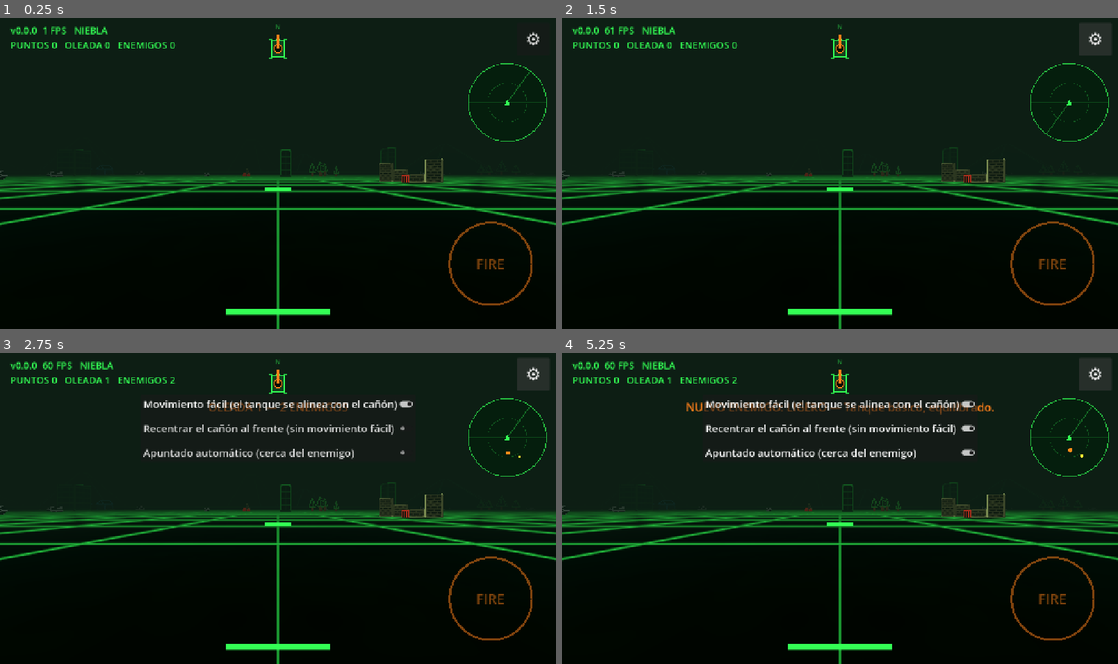
Above: before the commit, frames 1-4 (two rows, left to right).
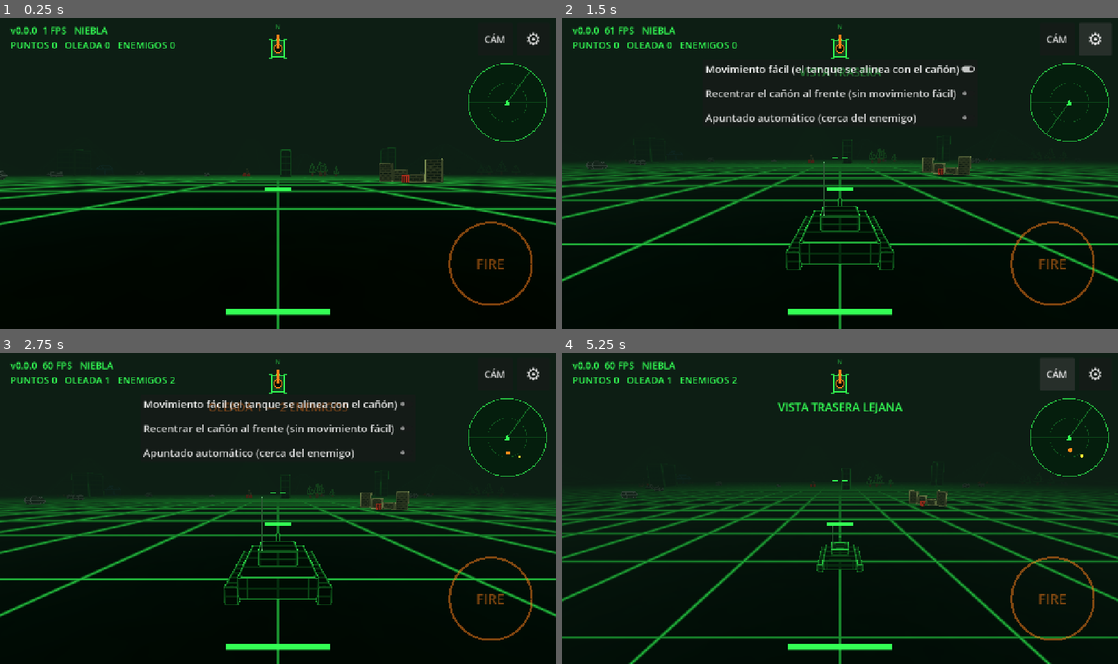
Above: after the commit, the same moments.

Repository: pabloprietorecio-afk/Tank-Ahead
Game: Godot game, scene res://levels/arena.tscn
Two runs of this game, one before a commit and one after it. Both use one fixed random seed, a clock stepped at 60 frames per second and the inputs below.
Inputs:
- Up to frame 1 (0.25 s): no input
- Up to frame 2 (1.5 s): click "⚙" (after the commit: "CÁM") at 0.5 s; click "⚙" at 1.25 s
- Up to frame 3 (2.75 s): click "⚙" (after the commit: "Movimiento fácil (el tanque s…") at 2 s
- Up to frame 4 (5.25 s): click "Recentrar el cañón al frente …" at 2.75 s; click "Apuntado automático (cerca de…" at 3.5 s; click "⚙" at 4.25 s; click "⚙" (after the commit: "CÁM") at 5 s

The runs differ from the first frame. In frame 1, less than 0.1% of the frame differs, in the area x 72-91%, y 4-53%; in frame 2, 15%; in frame 3, 13%; in frame 4, 18%, in the area x 0-100%, y 1-100%.

Commit message:
Vistas exteriores (detrás cerca/lejos) y texturas en todos los objetos
Co-Authored-By: Claude Opus 5.5 <noreply@anthropic.com>
Claude-Session: https://claude.ai/code/session_01Fzr3mX8kpwaJpVnrCyTFkb

Diff:
--- a/core/components/vector_materials.gd
+++ b/core/components/vector_materials.gd
@@ -51,10 +51,27 @@
 
 
 ## Malla sólida oscura con sus aristas marcadas (cualquier forma: árboles, montañas, tejados).
-static func make_outlined(mesh: Mesh, color: Color = GREEN, fill: Color = Color(0.0, 0.03, 0.01)) -> MeshInstance3D:
+static var _textured: Dictionary = {}
+
+
+## Relleno texturizado (ver textured_fill.gdshader para los patrones).
+static func textured(fill: Color, detail: Color, pattern: int, scale: float = 1.0) -> ShaderMaterial:
+	var key: String = "%s|%s|%d|%.2f" % [fill.to_html(), detail.to_html(), pattern, scale]
+	if not _textured.has(key):
+		var mat := ShaderMaterial.new()
+		mat.shader = load("res://shaders/textured_fill.gdshader")
+		mat.set_shader_parameter("fill_color", fill)
+		mat.set_shader_parameter("detail_color", detail)
+		mat.set_shader_parameter("pattern", pattern)
+		mat.set_shader_parameter("scale", scale)
+		_textured[key] = mat
+	return _textured[key]
+
+
+static func make_outlined(mesh: Mesh, color: Color = GREEN, fill: Color = Color(0.0, 0.03, 0.01), pattern: int = 0, pattern_scale: float = 1.0) -> MeshInstance3D:
 	var body := MeshInstance3D.new()
 	body.mesh = mesh
-	body.material_override = flat(fill)
+	body.material_override = textured(fill, color, pattern, pattern_scale) if pattern > 0 else flat(fill)
 	var lines := MeshInstance3D.new()
 	lines.mesh = _feature_edges(mesh)
 	lines.material_override = flat(color)
--- a/core/game_settings.gd
+++ b/core/game_settings.gd
@@ -12,6 +12,9 @@
 ## Movimiento fácil: el cañón se apunta libre en el mundo y el casco se alinea con él al avanzar.
 static var easy_drive: bool = true
 
+## Vista: 0 = cabina, 1 = detrás cerca, 2 = detrás lejos.
+static var camera_view: int = 0
+
 static var _loaded: bool = false
 
 
@@ -22,6 +25,7 @@
 	var cfg := ConfigFile.new()
 	if cfg.load(PATH) == OK:
 		aim_assist = cfg.get_value("controls", "aim_assist", aim_assist)
+		camera_view = cfg.get_value("controls", "camera_view", camera_view)
 		easy_drive = cfg.get_value("controls", "easy_drive", easy_drive)
 		auto_recenter = cfg.get_value("controls", "auto_recenter", auto_recenter)
 
@@ -29,6 +33,7 @@
 static func save() -> void:
 	var cfg := ConfigFile.new()
 	cfg.set_value("controls", "aim_assist", aim_assist)
+	cfg.set_value("controls", "camera_view", camera_view)
 	cfg.set_value("controls", "easy_drive", easy_drive)
 	cfg.set_value("controls", "auto_recenter", auto_recenter)
 	cfg.save(PATH)
--- a/entities/props/prop_factory.gd
+++ b/entities/props/prop_factory.gd
@@ -38,11 +38,11 @@
 		_crown.rings = 0
 	var prop := _base(20.0, WOOD, 1.2)
 	prop.crushable = true
-	var trunk := VectorMaterials.make_outlined(_trunk, WOOD)
+	var trunk := VectorMaterials.make_outlined(_trunk, WOOD, Color(0.03, 0.02, 0.0), 1, 0.5)
 	trunk.scale = Vector3(1.0, height * 0.35, 1.0)
 	trunk.position.y = height * 0.175
 	prop.add_child(trunk)
-	var crown := VectorMaterials.make_outlined(_crown, TREE_GREEN)
+	var crown := VectorMaterials.make_outlined(_crown, TREE_GREEN, Color(0.0, 0.04, 0.01), 2, 0.4)
 	crown.scale = Vector3(height * 0.3, height * 0.75, height * 0.3)
 	crown.position.y = height * 0.35 + height * 0.375
 	prop.add_child(crown)
@@ -59,16 +59,16 @@
 	var walls := VectorMaterials.make_box(size, HOUSE_CYAN, 2, 1.2)
 	walls.position.y = size.y * 0.5
 	prop.add_child(walls)
-	var roof := VectorMaterials.make_outlined(_roof, HOUSE_CYAN)
+	var roof := VectorMaterials.make_outlined(_roof, HOUSE_CYAN, Color(0.0, 0.03, 0.04), 5, 0.6)
 	roof.scale = Vector3(size.x * 1.1, size.y * 0.6, size.z * 1.05)
 	roof.position.y = size.y + size.y * 0.3
 	prop.add_child(roof)
 	# Puerta y ventanas como pequeñas cajas en la fachada.
-	var door := VectorMaterials.make_box(Vector3(1.2, 2.0, 0.1), HOUSE_CYAN)
+	var door := VectorMaterials.make_box(Vector3(1.2, 2.0, 0.1), HOUSE_CYAN, 4, 0.5)
 	door.position = Vector3(0.0, 1.0, size.z * 0.5 + 0.06)
 	prop.add_child(door)
 	for side in [-1.0, 1.0]:
-		var window := VectorMaterials.make_box(Vector3(1.0, 0.9, 0.1), HOUSE_CYAN)
+		var window := VectorMaterials.make_box(Vector3(1.0, 0.9, 0.1), HOUSE_CYAN, 4, 0.45)
 		window.position = Vector3(side * size.x * 0.3, size.y * 0.62, size.z * 0.5 + 0.06)
 		prop.add_child(window)
 	return prop
@@ -79,11 +79,11 @@
 	prop.crushable = true
 	var posts: int = int(length / 2.0) + 1
 	for i in posts:
-		var post := VectorMaterials.make_box(Vector3(0.15, 1.3, 0.15), FENCE_COLOR)
+		var post := VectorMaterials.make_box(Vector3(0.15, 1.3, 0.15), FENCE_COLOR, 3, 0.3)
 		post.position = Vector3(-length * 0.5 + i * length / float(posts - 1), 0.65, 0.0)
 		prop.add_child(post)
 	for y in [0.45, 1.0]:
-		var rail := VectorMaterials.make_box(Vector3(length, 0.1, 0.08), FENCE_COLOR)
+		var rail := VectorMaterials.make_box(Vector3(length, 0.1, 0.08), FENCE_COLOR, 3, 0.6)
 		rail.position.y = y
 		prop.add_child(rail)
 	_add_box_shape(prop, Vector3(length, 1.3, 0.3), Vector3(0.0, 0.65, 0.0))
@@ -97,7 +97,7 @@
 	mesh.height = radius * randf_range(1.0, 1.5)
 	mesh.radial_segments = 6
 	mesh.rings = 3
-	var visual := VectorMaterials.make_outlined(mesh, ROCK_COLOR.lightened(0.2))
+	var visual := VectorMaterials.make_outlined(mesh, ROCK_COLOR.lightened(0.2), Color(0.02, 0.03, 0.02), 3, 0.5)
 	visual.position.y = mesh.height * 0.35
 	visual.rotation = Vector3(randf() * 0.3, randf() * TAU, randf() * 0.3)
 	prop.add_child(visual)
@@ -118,7 +118,7 @@
 	mesh.height = 1.3
 	mesh.radial_segments = 8
 	mesh.rings = 2
-	var visual := VectorMaterials.make_outlined(mesh, Color(1.0, 0.25, 0.15), Color(0.08, 0.0, 0.0))
+	var visual := VectorMaterials.make_outlined(mesh, Color(1.0, 0.25, 0.15), Color(0.08, 0.0, 0.0), 4, 0.5)
 	visual.position.y = 0.65
 	prop.add_child(visual)
 	_add_box_shape(prop, Vector3(1.0, 1.3, 1.0), Vector3(0.0, 0.65, 0.0))
@@ -142,7 +142,7 @@
 static func lamp_post() -> Destructible:
 	var prop := _base(10.0, Color(0.7, 0.7, 0.6), 0.6)
 	prop.crushable = true
-	var pole := VectorMaterials.make_box(Vector3(0.18, 5.0, 0.18), Color(0.8, 0.9, 0.6))
+	var pole := VectorMaterials.make_box(Vector3(0.18, 5.0, 0.18), Color(0.8, 0.9, 0.6), 4, 0.8)
 	pole.position.y = 2.5
 	prop.add_child(pole)
 	var arm := VectorMaterials.make_box(Vector3(1.4, 0.12, 0.12), Color(0.8, 0.9, 0.6))
@@ -168,7 +168,7 @@
 	mesh.height = height
 	mesh.radial_segments = segments
 	mesh.rings = 1
-	var visual := VectorMaterials.make_outlined(mesh, Color(0.25, 0.8, 0.35))
+	var visual := VectorMaterials.make_outlined(mesh, Color(0.25, 0.8, 0.35), Color(0.0, 0.025, 0.01), 3, 3.0)
 	visual.position.y = height * 0.5
 	prop.add_child(visual)
 	var shape := CollisionShape3D.new()
--- a/entities/tank/tank.gd
+++ b/entities/tank/tank.gd
@@ -60,7 +60,41 @@
 		weapon.fire()
 
 
+## Distancia hacia atrás y altura de las vistas exteriores [cerca, lejos].
+const CHASE_OFFSETS: Array[Vector2] = [Vector2(10.0, 4.5), Vector2(20.0, 9.0)]
+
+var _view: int = 0
+
+
+## 0 = cabina, 1 = detrás cerca, 2 = detrás lejos.
+func set_view(view: int) -> void:
+	if camera == null:
+		return
+	_view = view
+	if view == 0:
+		camera.top_level = false
+		camera.transform = Transform3D(Basis(), Vector3(0.0, 0.3, 0.2))
+		camera.cull_mask = 1
+	else:
+		camera.top_level = true
+		camera.cull_mask = 1 | VISUAL_LAYER_OWN
+		camera.global_transform = _chase_transform()
+
+
+func _chase_transform() -> Transform3D:
+	var offset: Vector2 = CHASE_OFFSETS[clampi(_view - 1, 0, 1)]
+	var yaw: float = turret_controller.world_yaw
+	var forward := Vector3(-sin(yaw), 0.0, -cos(yaw))
+	var eye: Vector3 = global_position - forward * offset.x + Vector3.UP * offset.y
+	var look: Vector3 = global_position + forward * 25.0 + Vector3.UP * 1.5
+	return Transform3D(Basis.looking_at(look - eye, Vector3.UP), eye)
+
+
 func _process(delta: float) -> void:
+	if camera != null and _view > 0:
+		var target: Transform3D = _chase_transform()
+		var t: float = 1.0 - exp(-8.0 * delta)
+		camera.global_transform = Transform3D(camera.global_basis.slerp(target.basis, t).orthonormalized(), camera.global_position.lerp(target.origin, t))
 	if camera != null:
 		_shake = maxf(_shake - delta * 2.5, 0.0)
 		camera.h_offset = randf_range(-1.0, 1.0) * _shake * 0.25
--- a/levels/arena.gd
+++ b/levels/arena.gd
@@ -65,7 +65,7 @@
 	box.size = size
 	shape.shape = box
 	body.add_child(shape)
-	body.add_child(VectorMaterials.make_box(size, Color(0.2, 1.0, 0.33, 0.6)))
+	body.add_child(VectorMaterials.make_box(size, Color(0.2, 1.0, 0.33, 0.6), 4, 3.0))
 	add_child(body)
 
 
--- /dev/null
+++ b/shaders/textured_fill.gdshader
@@ -0,0 +1,56 @@
+shader_type spatial;
+render_mode unshaded, cull_back;
+
+// Relleno con textura procedural para mallas no cúbicas.
+// pattern: 0 liso, 1 corteza, 2 follaje, 3 roca estratificada, 4 metal con aros, 5 tejas, 6 madera.
+uniform vec3 fill_color : source_color = vec3(0.0, 0.03, 0.01);
+uniform vec3 detail_color : source_color = vec3(0.2, 1.0, 0.33);
+uniform int pattern = 0;
+uniform float scale = 1.0;
+uniform float strength = 0.45;
+
+varying vec3 lp;
+
+float hash(vec2 p) {
+	return fract(sin(dot(p, vec2(127.1, 311.7))) * 43758.5453);
+}
+
+float noise(vec2 p) {
+	vec2 i = floor(p);
+	vec2 f = fract(p);
+	vec2 u = f * f * (3.0 - 2.0 * f);
+	return mix(mix(hash(i), hash(i + vec2(1.0, 0.0)), u.x), mix(hash(i + vec2(0.0, 1.0)), hash(i + vec2(1.0, 1.0)), u.x), u.y);
+}
+
+float line(float coord) {
+	float f = abs(fract(coord - 0.5) - 0.5);
+	return 1.0 - clamp(f / (fwidth(coord) * 1.2 + 0.00001), 0.0, 1.0);
+}
+
+void vertex() {
+	lp = VERTEX;
+}
+
+void fragment() {
+	vec3 p = lp / scale;
+	float around = atan(p.z, p.x);
+	float d = 0.0;
+	if (pattern == 1) {
+		d = line(around * 2.0 + noise(vec2(p.y * 3.0, 0.0)) * 0.6);
+	} else if (pattern == 2) {
+		float n = noise(vec2(around * 3.0, p.y * 6.0) + p.xz * 2.0);
+		d = max(step(0.72, n), line(p.y * 4.0) * 0.6);
+	} else if (pattern == 3) {
+		float strata = line(p.y * 1.5 + noise(p.xz * 0.8) * 1.2);
+		float cracks = line(around * 3.0 + noise(vec2(p.y, around)) * 1.5) * step(0.55, noise(p.xz * 1.5 + p.y));
+		d = max(strata, cracks * 0.8);
+	} else if (pattern == 4) {
+		d = max(line(p.y * 2.5), step(0.93, sin(around * 6.0)) * line(p.y * 5.0));
+	} else if (pattern == 5) {
+		float row = floor(p.y * 4.0);
+		d = max(line(p.y * 4.0), line(p.x * 2.5 + mod(row, 2.0) * 0.5) * 0.7);
+	} else if (pattern == 6) {
+		d = line(p.x * 1.5 + noise(p.yz * 4.0) * 0.4) * 0.7;
+	}
+	ALBEDO = fill_color + detail_color * d * strength;
+}
--- a/ui/hud/hud.gd
+++ b/ui/hud/hud.gd
@@ -54,6 +54,22 @@
 	gear.pressed.connect(func() -> void: _panel.visible = not _panel.visible)
 	add_child(gear)
 
+	var view_button := Button.new()
+	view_button.text = "CÁM"
+	view_button.add_theme_font_size_override("font_size", 22)
+	view_button.set_anchors_preset(Control.PRESET_TOP_RIGHT)
+	view_button.offset_left = -180.0
+	view_button.offset_right = -100.0
+	view_button.offset_top = 14.0
+	view_button.offset_bottom = 90.0
+	view_button.pressed.connect(func() -> void:
+		GameSettings.camera_view = (GameSettings.camera_view + 1) % 3
+		GameSettings.save()
+		tank.set_view(GameSettings.camera_view)
+		_show_message(["VISTA CABINA", "VISTA TRASERA", "VISTA TRASERA LEJANA"][GameSettings.camera_view], false))
+	add_child(view_button)
+	tank.set_view.call_deferred(GameSettings.camera_view)
+
 	_panel = PanelContainer.new()
 	_panel.visible = false
 	_panel.set_anchors_and_offsets_preset(Control.PRESET_CENTER_TOP)
@@ -88,7 +104,7 @@
 			input_source.release_lock())
 	add_child(_release)
 	if touch != null:
-		touch.exclusions.append_array([gear, _panel, _release])
+		touch.exclusions.append_array([gear, view_button, _panel, _release])
 
 
 func _make_toggle(text: String, value: bool, on_change: Callable) -> CheckButton:
@@ -142,13 +158,14 @@
 	var center: Vector2 = size * 0.5
 	var green: Color = VectorMaterials.GREEN
 	var reticle: Color = VectorMaterials.ORANGE if (tank != null and tank.aim_lock != null) else green
+	var aim: Vector2 = _aim_screen_point(center)
 	if _flash > 0.0:
 		draw_rect(Rect2(Vector2.ZERO, size), Color(1.0, 0.1, 0.05, _flash * 0.5), true)
 	# Retícula
-	draw_line(center + Vector2(-18.0, 0.0), center + Vector2(-6.0, 0.0), reticle, 2.0)
-	draw_line(center + Vector2(6.0, 0.0), center + Vector2(18.0, 0.0), reticle, 2.0)
-	draw_line(center + Vector2(0.0, -18.0), center + Vector2(0.0, -6.0), reticle, 2.0)
-	draw_line(center + Vector2(0.0, 6.0), center + Vector2(0.0, 18.0), reticle, 2.0)
+	draw_line(aim + Vector2(-18.0, 0.0), aim + Vector2(-6.0, 0.0), reticle, 2.0)
+	draw_line(aim + Vector2(6.0, 0.0), aim + Vector2(18.0, 0.0), reticle, 2.0)
+	draw_line(aim + Vector2(0.0, -18.0), aim + Vector2(0.0, -6.0), reticle, 2.0)
+	draw_line(aim + Vector2(0.0, 6.0), aim + Vector2(0.0, 18.0), reticle, 2.0)
 	if tank == null:
 		return
 	if tank.aim_lock != null and is_instance_valid(tank.aim_lock):
@@ -194,3 +211,17 @@
 	draw_arc(Vector2.ZERO, 9.0, 0.0, TAU, 16, VectorMaterials.ORANGE, 2.0)
 	draw_line(Vector2.ZERO, Vector2(0.0, -34.0), VectorMaterials.ORANGE, 4.0)
 	draw_set_transform(Vector2.ZERO, 0.0, Vector2.ONE)
+
+
+## En las vistas exteriores la retícula marca dónde caerá el disparo (proyectado en pantalla).
+func _aim_screen_point(center: Vector2) -> Vector2:
+	if tank == null or GameSettings.camera_view == 0 or tank.camera == null:
+		return center
+	var from: Vector3 = tank.muzzle.global_position
+	var to: Vector3 = from - tank.muzzle.global_transform.basis.z * 250.0
+	var query := PhysicsRayQueryParameters3D.create(from, to, 1)
+	var hit: Dictionary = tank.get_world_3d().direct_space_state.intersect_ray(query)
+	var point: Vector3 = hit["position"] if not hit.is_empty() else to
+	if tank.camera.is_position_behind(point):
+		return center
+	return tank.camera.unproject_position(point)
Not shown, added: shaders/textured_fill.gdshader.uid
